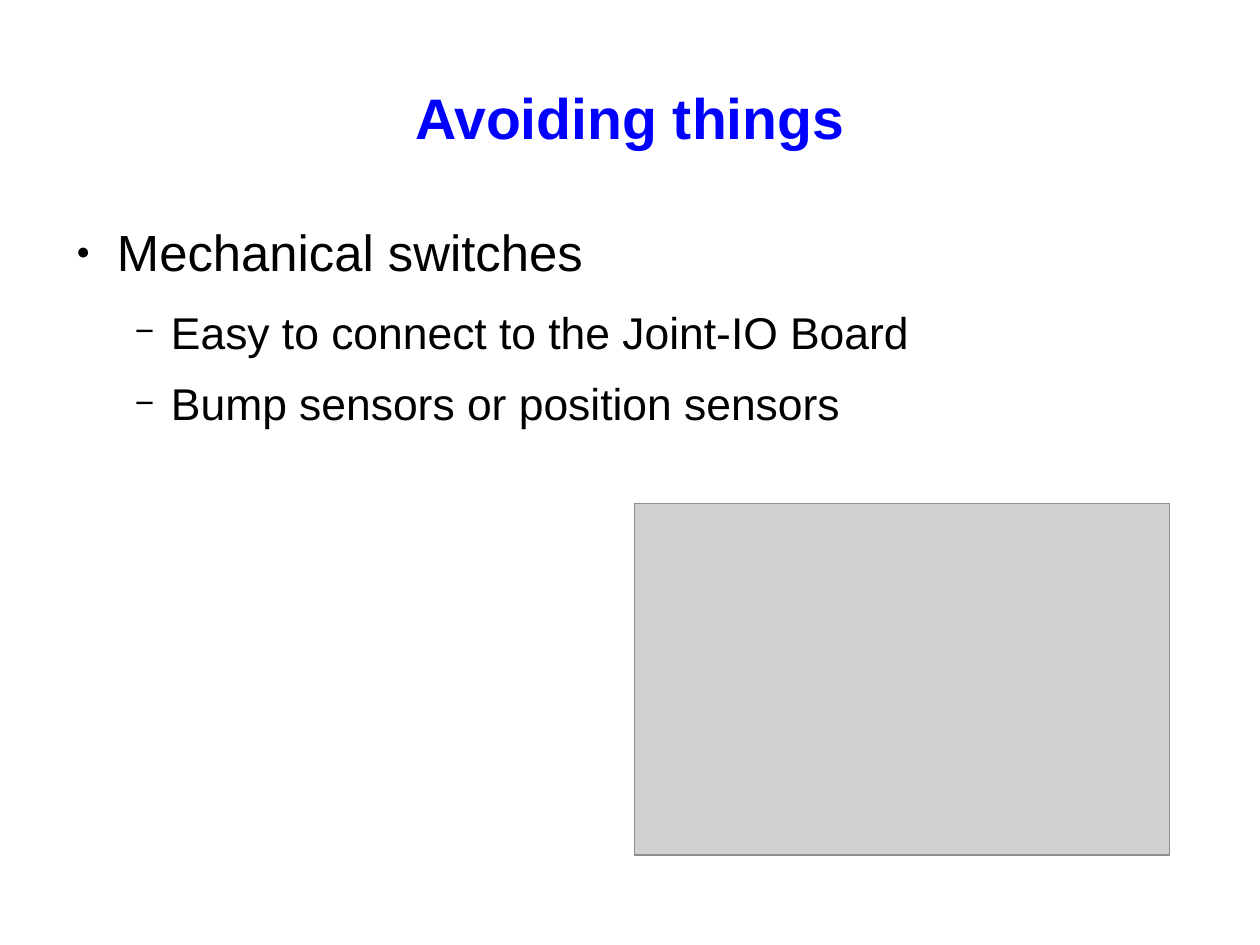
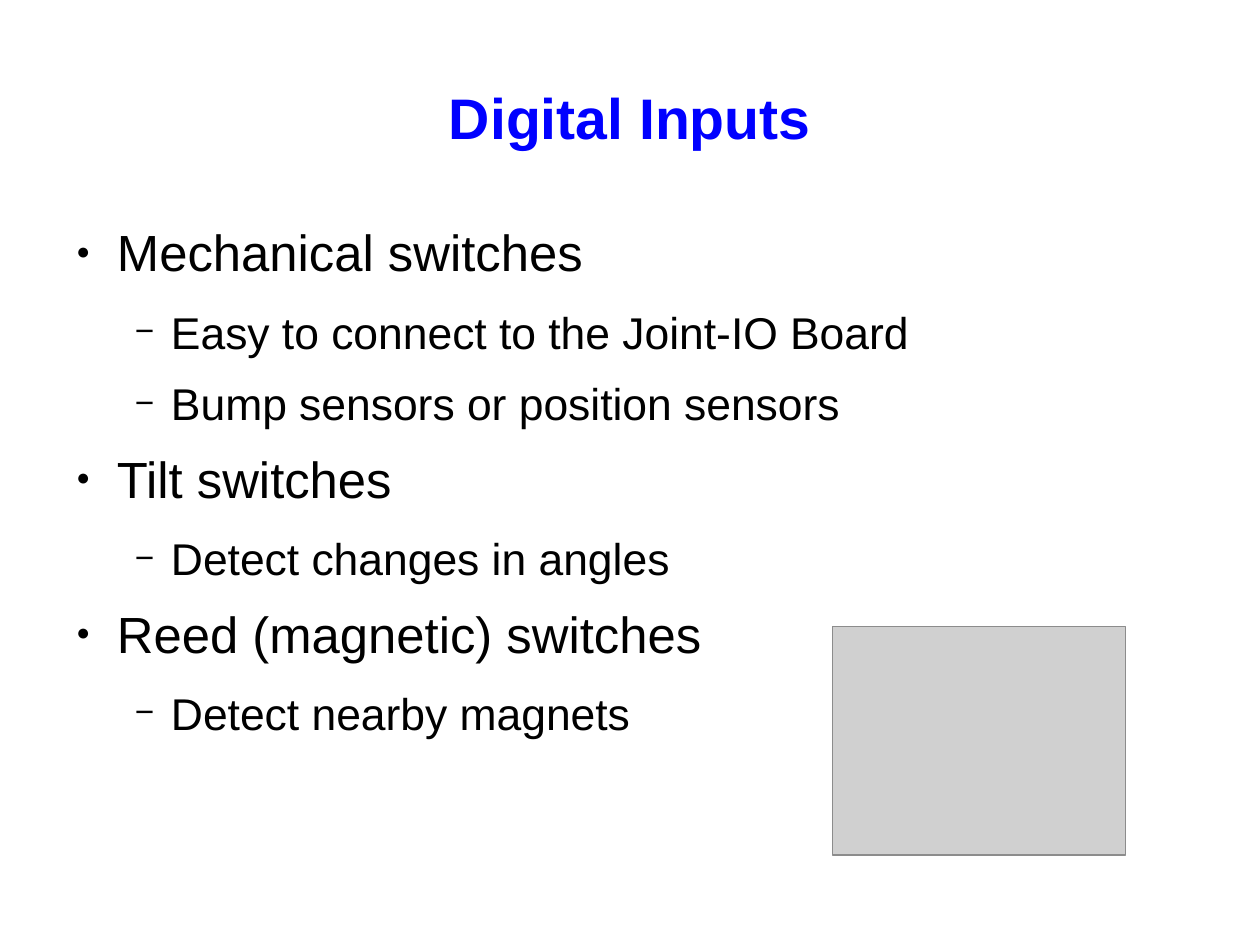
Before and after one commit to srobo/subversion-archive, a slide deck: slide 13 of KickStart/kickstart-08/presentations/kickstart-elec-presentation.odp (slide 12 before the commit). Drawn at 1260x945 pixels with LibreOffice and Linux fonts; fonts in the diff are those of the drawing; grey boxes stand for pictures. Boxes give left, top, right and bottom in pixels: in the first picture for what was removed or moved away, otherwise in the second. Text is boxed around its words. In the diff, an @@ line names an element or a change of style, - is before the commit and + after.

```diff
--- a/KickStart/kickstart-08/presentations/kickstart-elec-presentation.odp
+++ b/KickStart/kickstart-08/presentations/kickstart-elec-presentation.odp
@@ title at bbox=[449, 97, 810, 150]: text changed @@
-Avoiding things
+Digital Inputs
@@ text at bbox=[117, 461, 701, 739]: paragraphs added @@
+● Tilt switches
+  − Detect changes in angles
+● Reed (magnetic) switches
+  − Detect nearby magnets
@@ picture: place and size @@
-picture at bbox=[635, 504, 1171, 855]
+picture at bbox=[832, 627, 1125, 855]
```
Also in this commit, not shown: 5 other slides changed, 4 slides added, 2 slides removed.
